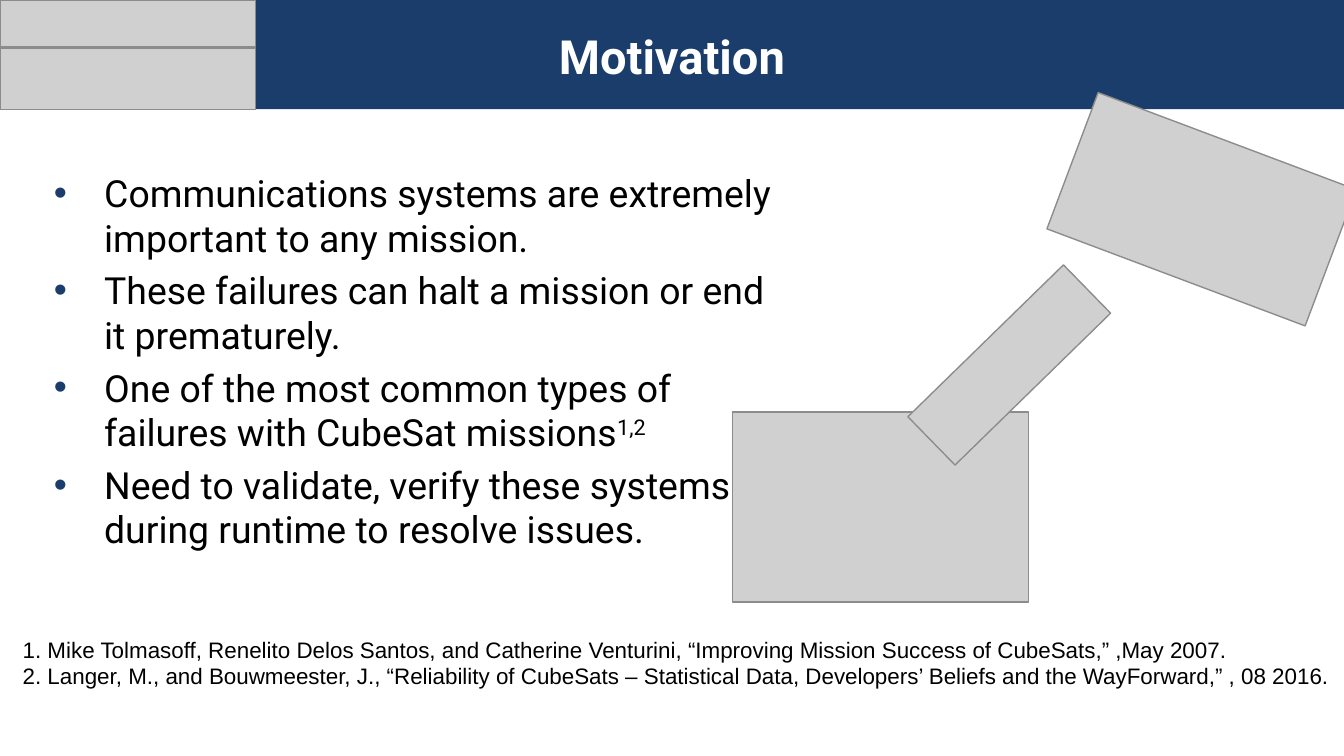
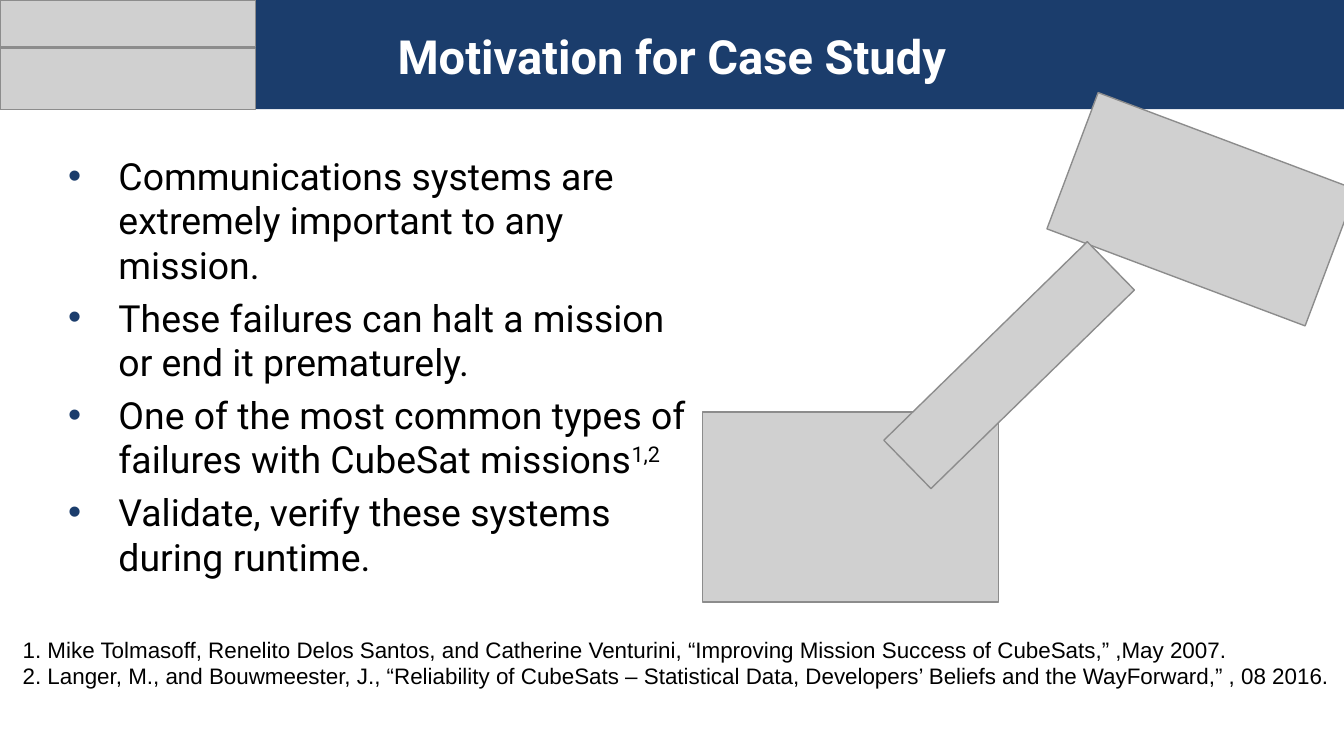
Before and after one commit to daylee/Satellite_Telemetry, a slide deck: slide 3 of Presentations/AIAASciTech.Luppen.pptx. Drawn at 1344x756 pixels with LibreOffice and Linux fonts; fonts in the diff are those of the drawing; grey boxes stand for pictures; background and template pictures are left out. Boxes give left, top, right and bottom in pixels: in the first picture for what was removed or moved away, otherwise in the second. Text is boxed around its words. In the diff, an @@ line names an element or a change of style, - is before the commit and + after.

```diff
--- a/Presentations/AIAASciTech.Luppen.pptx
+++ b/Presentations/AIAASciTech.Luppen.pptx
@@ title at box(398, 38, 946, 84): text changed @@
-Motivation
+Motivation for Case Study
@@ text "Communications systems are extremely important ...": place and size @@
-text "Communications systems are extremely important ..." at box(104, 179, 771, 551)
+text "Communications systems are extremely important ..." at box(118, 163, 685, 579)
@@ picture: place and size @@
-picture at box(908, 264, 1111, 464)
+picture at box(884, 242, 1135, 489)
@@ picture: place and size @@
-picture at box(732, 413, 1028, 602)
+picture at box(703, 413, 999, 602)
@@ text at box(118, 497, 610, 579): text changed @@
-• Need to validate, verify these systems during runtime to resolve issues.
+• Validate, verify these systems during runtime.
```
Also in this commit, not shown: 7 other slides changed.
